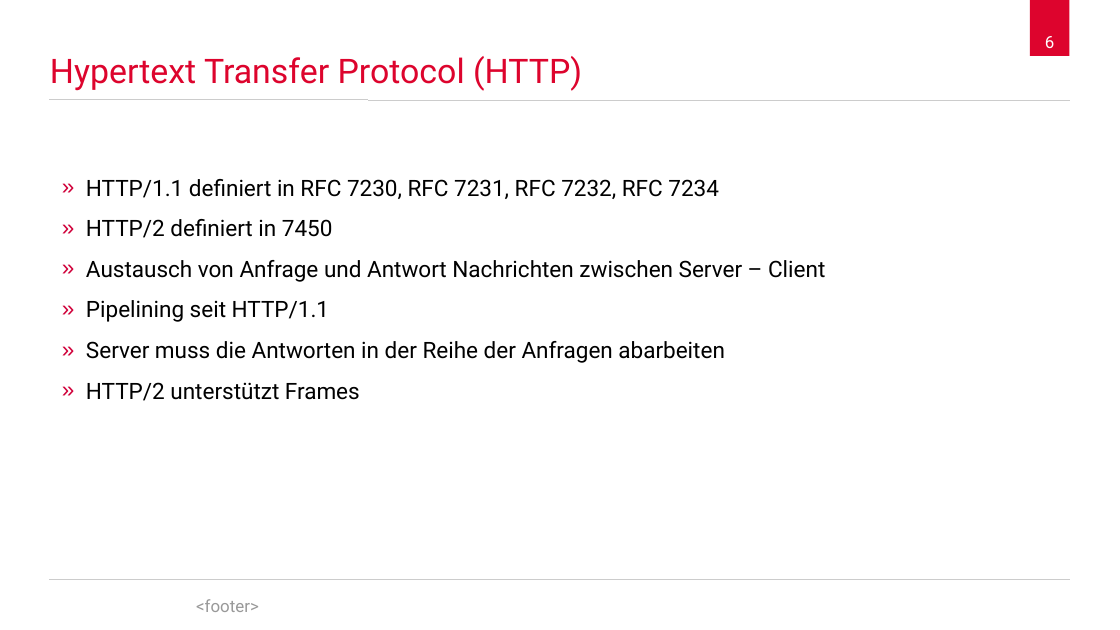
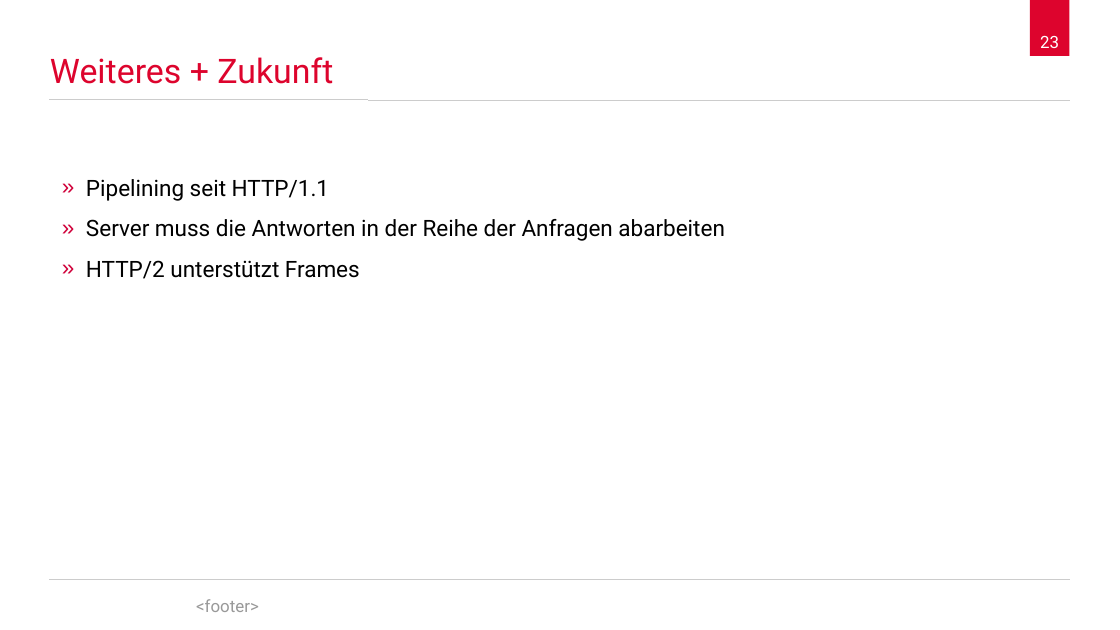
Before and after one commit to spaceone/presentations, a slide deck: slide 23 of hypertext-transfer-protocol/2017-12-05-hypertext-transfer-protocol.odp (slide 6 before the commit). Drawn at 1120x630 pixels with LibreOffice and Linux fonts; fonts in the diff are those of the drawing; background and template pictures are left out. Boxes give left, top, right and bottom in pixels: in the first picture for what was removed or moved away, otherwise in the second. Text is boxed around its words. In the diff, an @@ line names an element or a change of style, - is before the commit and + after.

Commit message:
Update HTTP presentation

```diff
--- a/hypertext-transfer-protocol/2017-12-05-hypertext-transfer-protocol.odp
+++ b/hypertext-transfer-protocol/2017-12-05-hypertext-transfer-protocol.odp
@@ title at bbox=[50, 57, 333, 84]: text changed @@
-Hypertext Transfer Protocol (HTTP)
+Weiteres + Zukunft
@@ page number at bbox=[1040, 36, 1059, 48]: text changed @@
-6
+23
@@ text at bbox=[86, 179, 825, 282]: paragraphs removed @@
-» HTTP/1.1 definiert in RFC 7230, RFC 7231, RFC 7232, RFC 7234
-» HTTP/2 definiert in 7450
-» Austausch von Anfrage und Antwort Nachrichten zwischen Server – Client
```
Also in this commit, not shown: 13 other slides changed, 1 slide added, 1 slide removed.
